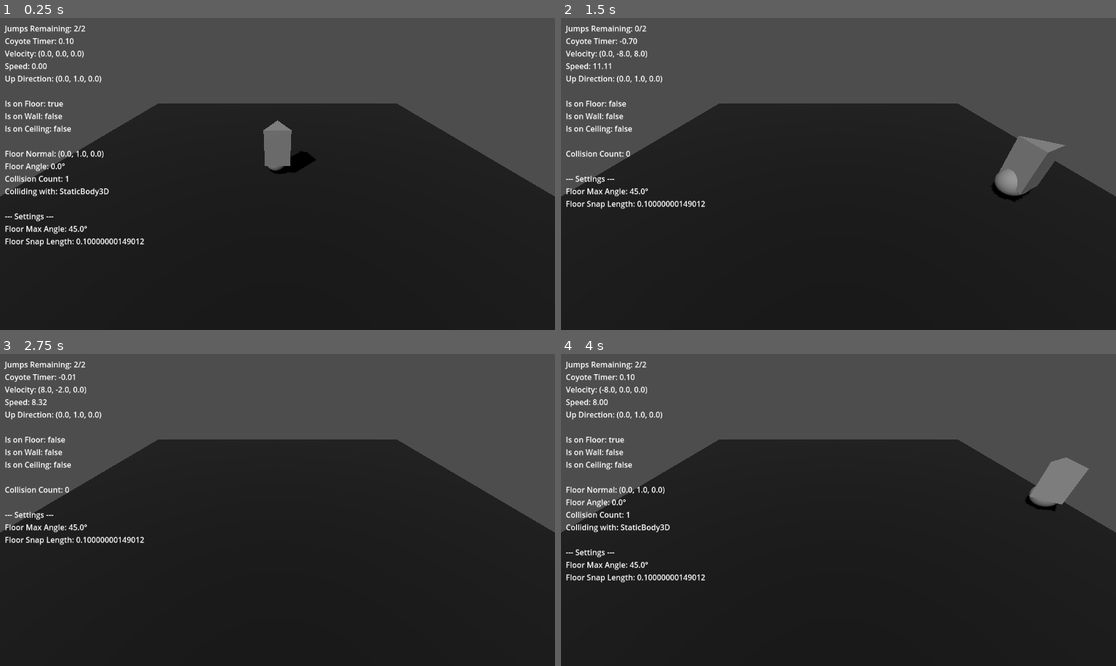
Above: before the commit, frames 1-4 (two rows, left to right).
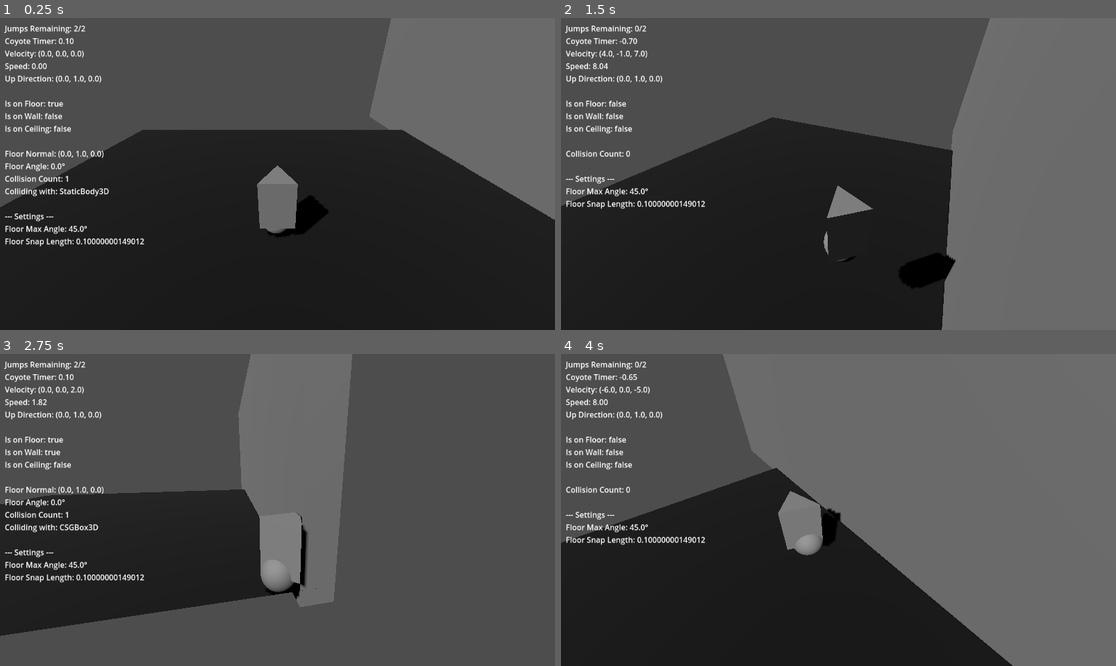
Above: after the commit, the same moments.

Repository: longiy/project_3c
Game: Godot game, scene res://SCENE.tscn
The game is run twice, just before and just after one commit, with the same random seed, the same clock (stepped at 60 frames per second) and the same inputs.
Inputs (mouse positions are in pixels of both pictures, inside the frame that each line leads up to):
- Up to frame 1 (0.25 s): no input
- Up to frame 2 (1.5 s): tap Enter at 0.5 s; move the mouse to (960, 158) at 0.52 s; hold D (move_right) 0.53-1.28 s; tap Space (jump) at 0.6, 0.77, 1.07 s; move the mouse to (727, 189) at 1.27 s; hold S (move_backward) from 1.28 s (still down); tap Shift (sprint) at 1.35 s
- Up to frame 3 (2.75 s): tap Space (jump) at 1.52, 1.55, 1.82, 2.1 s; move the mouse to (333, 441) at 2.02 s; release S (move_backward) at 2.03 s; hold D (move_right) from 2.03 s (still down)
- Up to frame 4 (4 s): move the mouse to (810, 572) at 2.77 s; release D (move_right) at 2.78 s; hold W (move_forward) 2.78-3.53 s; tap Shift (sprint) at 2.85 s; tap Space (jump) at 3.02, 3.05, 3.32, 3.6, 3.77 s; move the mouse to (1005, 556) at 3.52 s; hold A (move_left) from 3.53 s (still down)

The runs differ from the first frame. In frame 1, 22% of the frame differs, in the area x 0-100%, y 0-71%; in frame 2, 35%; in frame 3, 54%; in frame 4, 55%, in the area x 0-100%, y 0-100%.

Commit message:
camera controller test

Diff:
--- a/SCENE.tscn
+++ b/SCENE.tscn
@@ -1,6 +1,7 @@
-[gd_scene load_steps=9 format=3 uid="uid://dngafe0y2nx5b"]
+[gd_scene load_steps=10 format=3 uid="uid://dngafe0y2nx5b"]
 
 [ext_resource type="Script" uid="uid://dt54n1ktg7wqr" path="res://Scripts/ControllerCharacter.gd" id="1_5si1x"]
+[ext_resource type="Script" uid="uid://cms4l0nes10tn" path="res://Scripts/ControllerCamera.gd" id="2_caybs"]
 [ext_resource type="Script" uid="uid://cws7m480lxvaf" path="res://Scripts/DebugUI.gd" id="2_u4csh"]
 
 [sub_resource type="PlaneMesh" id="PlaneMesh_3a8dd"]
@@ -23,9 +24,6 @@
 transform = Transform3D(0.707107, 0.5, -0.5, 0, 0.707107, 0.707107, 0.707107, -0.5, 0.5, 0, 0, 0)
 shadow_enabled = true
 
-[node name="Camera3D" type="Camera3D" parent="."]
-transform = Transform3D(1, 0, 0, 0, 0.822144, 0.56928, 0, -0.56928, 0.822144, 0, 4.841, 7.337)
-
 [node name="GROUND" type="MeshInstance3D" parent="."]
 transform = Transform3D(10, 0, 0, 0, 10, 0, 0, 0, 10, 0, 0, 0)
 mesh = SubResource("PlaneMesh_3a8dd")
@@ -37,10 +35,25 @@
 [node name="CollisionShape3D" type="CollisionShape3D" parent="GROUND/StaticBody3D"]
 shape = SubResource("ConcavePolygonShape3D_5si1x")
 
-[node name="CHARACTER" type="CharacterBody3D" parent="."]
-transform = Transform3D(1, 0, 0, 0, 1, 0, 0, 0, 1, 0, 1, 0)
+[node name="CameraRig" type="Node3D" parent="." node_paths=PackedStringArray("target_character")]
+script = ExtResource("2_caybs")
+target_character = NodePath("../CHARACTER")
+vertical_limit_max = 80.0
+camera_smoothing = 5.0
+
+[node name="CameraArm" type="Node3D" parent="CameraRig"]
+
+[node name="Camera3D" type="Camera3D" parent="CameraRig/CameraArm"]
+transform = Transform3D(1, 0, 0, 0, 0.984808, 0.173648, 0, -0.173648, 0.984808, 0, 0, 0)
+
+[node name="CHARACTER" type="CharacterBody3D" parent="." node_paths=PackedStringArray("camera")]
+transform = Transform3D(1, 0, 0, 0, 1, 0, 0, 0, 1, 0.009758, 0.986442, 0.0618568)
 slide_on_ceiling = false
 script = ExtResource("1_5si1x")
+gravity_multiplier = 1
+allow_rotation_while_jumping = true
+camera_relative_movement = true
+camera = NodePath("../CameraRig/CameraArm/Camera3D")
 
 [node name="PlaceHolderMesh" type="MeshInstance3D" parent="CHARACTER"]
 transform = Transform3D(1, 0, 0, 0, -4.37114e-08, 1.5, 0, -1, -6.55671e-08, 0, 0.25, 0)
@@ -70,3 +83,8 @@
 offset_top = 10.0
 offset_right = 50.0
 offset_bottom = 33.0
+
+[node name="CSGBox3D" type="CSGBox3D" parent="."]
+transform = Transform3D(1, 0, 0, 0, 1, 0, 0, 0, 1, 9.72766, 4.52234, -2.91089)
+use_collision = true
+size = Vector3(1, 10.0447, 25.8198)
--- /dev/null
+++ b/Scripts/ControllerCamera.gd
@@ -0,0 +1,113 @@
+extends Node3D
+
+@export var target_character: CharacterBody3D ## Drag your character here
+@export var camera_distance = 5.0 ## Distance from character
+@export var camera_height = 2.0 ## Height offset above character
+@export var mouse_sensitivity = 0.002 ## Mouse look sensitivity
+@export var vertical_limit_min = -80.0 ## Minimum vertical look angle (degrees)
+@export_range(-80.0, -10.0) var vertical_limit_max = -20.0 ## Maximum vertical look angle (degrees)
+@export var collision_margin = 0.2 ## Space to maintain from walls
+@export var camera_smoothing = 10.0 ## How smoothly camera follows
+@export var follow_smoothing = 8.0 ## How smoothly camera follows character position
+
+@onready var camera_arm = $CameraArm
+@onready var camera_3d = $CameraArm/Camera3D
+var character: CharacterBody3D
+
+var mouse_delta = Vector2.ZERO
+var camera_rotation_x = 0.0
+var current_distance = 0.0
+
+func _ready():
+	# Capture mouse on start
+	Input.mouse_mode = Input.MOUSE_MODE_CAPTURED
+
+	# Get character reference
+	character = target_character
+	if not character:
+		push_error("No target character assigned to camera!")
+		return
+
+	# Initialize distance
+	current_distance = camera_distance
+
+	# Set initial camera rotation to look down at character
+	camera_rotation_x = deg_to_rad(-20.0)
+
+	# Position camera system initially at character
+	if character:
+		global_position = character.global_position + Vector3(0, camera_height, 0)
+
+func _input(event):
+	# Handle mouse capture toggle
+	if event.is_action_pressed("ui_cancel"):
+		if Input.mouse_mode == Input.MOUSE_MODE_CAPTURED:
+			Input.mouse_mode = Input.MOUSE_MODE_VISIBLE
+		else:
+			Input.mouse_mode = Input.MOUSE_MODE_CAPTURED
+
+	# Capture mouse movement only when mouse is captured
+	if Input.mouse_mode == Input.MOUSE_MODE_CAPTURED and event is InputEventMouseMotion:
+		mouse_delta = event.relative
+
+func _physics_process(delta):
+	if not character:
+		return
+
+	# Handle mouse look rotation
+	if Input.mouse_mode == Input.MOUSE_MODE_CAPTURED:
+		# Horizontal rotation (Y-axis) - rotate around character
+		rotation.y -= mouse_delta.x * mouse_sensitivity
+
+		# Vertical rotation (X-axis) - clamp to limits
+		camera_rotation_x -= mouse_delta.y * mouse_sensitivity
+		camera_rotation_x = clamp(camera_rotation_x,
+			deg_to_rad(vertical_limit_min),
+			deg_to_rad(vertical_limit_max))
+
+		mouse_delta = Vector2.ZERO
+
+	# Position the camera system at character with height offset
+	var target_position = character.global_position + Vector3(0, camera_height, 0)
+	global_position = global_position.lerp(target_position, follow_smoothing * delta)
+
+	# Apply vertical rotation to camera arm
+	camera_arm.rotation.x = camera_rotation_x
+
+	# Calculate camera position with collision check
+	var camera_offset = Vector3(0, 0, current_distance)
+	var desired_camera_pos = camera_arm.global_position + camera_arm.transform.basis * camera_offset
+
+	# Check for collisions and adjust distance with smoothing
+	var collision_distance = check_camera_collision(global_position, desired_camera_pos)
+
+	# Smooth collision distance changes to prevent shaking
+	var target_distance = collision_distance if collision_distance < camera_distance else camera_distance
+	current_distance = lerp(current_distance, target_distance, camera_smoothing * delta)
+
+	# Position camera at adjusted distance
+	camera_3d.position.z = current_distance
+
+func check_camera_collision(from: Vector3, to: Vector3) -> float:
+	var space_state = get_world_3d().direct_space_state
+
+	var query = PhysicsRayQueryParameters3D.create(from, to)
+	# Exclude the character from collision check
+	if character:
+		query.exclude = [character.get_rid()]
+
+	# Enable collision with all layers
+	query.collision_mask = 0xFFFFFFFF
+
+	var result = space_state.intersect_ray(query)
+
+	print("Raycast from: ", from.round(), " to: ", to.round())
+	print("Distance: ", from.distance_to(to))
+
+	if result:
+		print("HIT: ", result.collider.name, " at ", result.position.round())
+		var hit_distance = from.distance_to(result.position) - collision_margin
+		return max(hit_distance, 0.5)
+	else:
+		print("NO HIT detected")
+		return camera_distance
--- a/Scripts/ControllerCharacter.gd
+++ b/Scripts/ControllerCharacter.gd
@@ -11,6 +11,8 @@
 @export var rotation_speed = 4.0 ## How fast character rotates to face movement direction
 @export var allow_rotation_while_jumping = false ## Enable/disable rotation during jump
 @export var maintain_forward_momentum_when_jumping = false ## Auto-forward while jumping vs manual control
+@export var camera_relative_movement = false ## Use camera-relative movement instead of world coordinates
+@export var camera: Camera3D ## Camera reference for relative movement
 @export var sprint_speed = 12.0 ## Sprint speed (m/s)
 @export var sprint_acceleration = 200.0 ## Sprint acceleration rate (m/s²)
 
@@ -38,8 +40,18 @@
 
 	# Calculate 8-directional movement
 	var movement_vector = Vector3.ZERO
-	movement_vector.x = input_dir.x   # A/D input: A = left (-X), D = right (+X)
-	movement_vector.z = input_dir.y   # W/S input: W = forward (-Z), S = backward (+Z)
+
+	if camera_relative_movement and camera:
+		# Camera-relative movement (ignore pitch)
+		var cam_transform = camera.global_transform.basis
+		var cam_forward = Vector3(-cam_transform.z.x, 0, -cam_transform.z.z).normalized()
+		var cam_right = Vector3(cam_transform.x.x, 0, cam_transform.x.z).normalized()
+
+		movement_vector = cam_right * input_dir.x + cam_forward * (-input_dir.y)
+	else:
+		# World-coordinate movement
+		movement_vector.x = input_dir.x   # A/D input: A = left (-X), D = right (+X)
+		movement_vector.z = input_dir.y   # W/S input: W = forward (-Z), S = backward (+Z)
 
 	if Input.is_action_just_pressed("jump"):
 		if (coyote_timer > 0 and jumps_remaining > 0) or (jumps_remaining > 0 and not is_on_floor()):
--- a/project.godot
+++ b/project.godot
@@ -47,3 +47,7 @@
 "events": [Object(InputEventKey,"resource_local_to_scene":false,"resource_name":"","device":-1,"window_id":0,"alt_press …(195 unchanged characters)…
 ]
 }
+
+[physics]
+
+3d/physics_engine="Jolt Physics"
Not shown, added: Scripts/ControllerCamera.gd.uid
